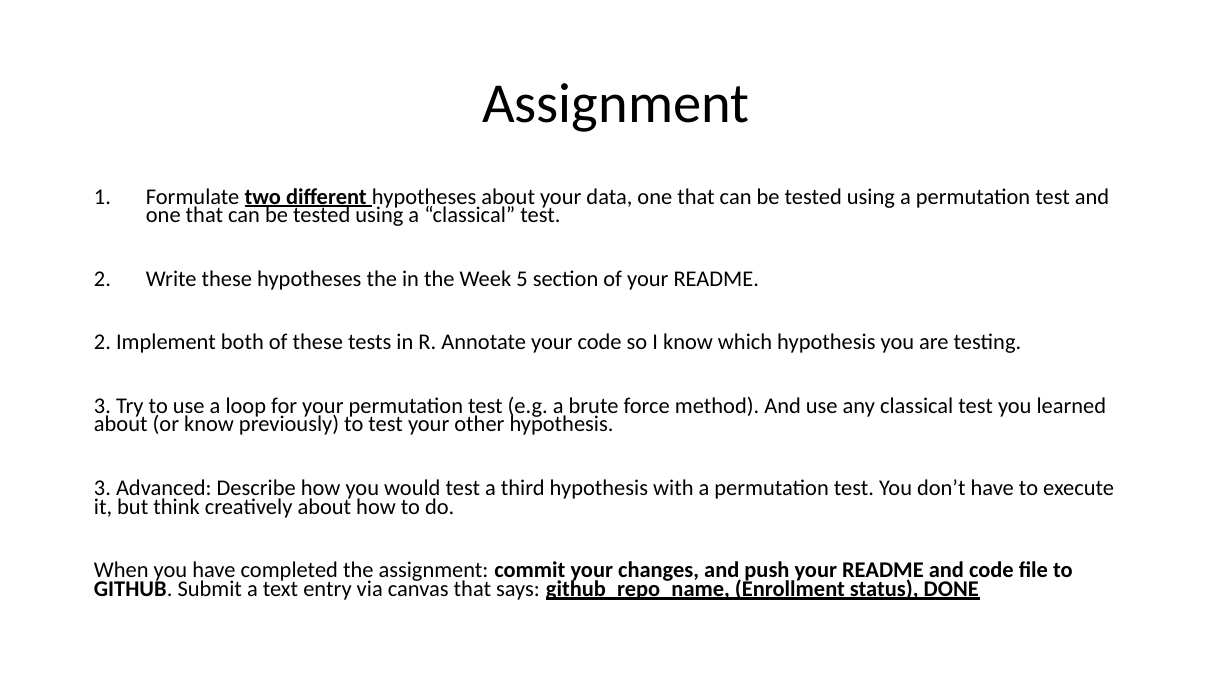
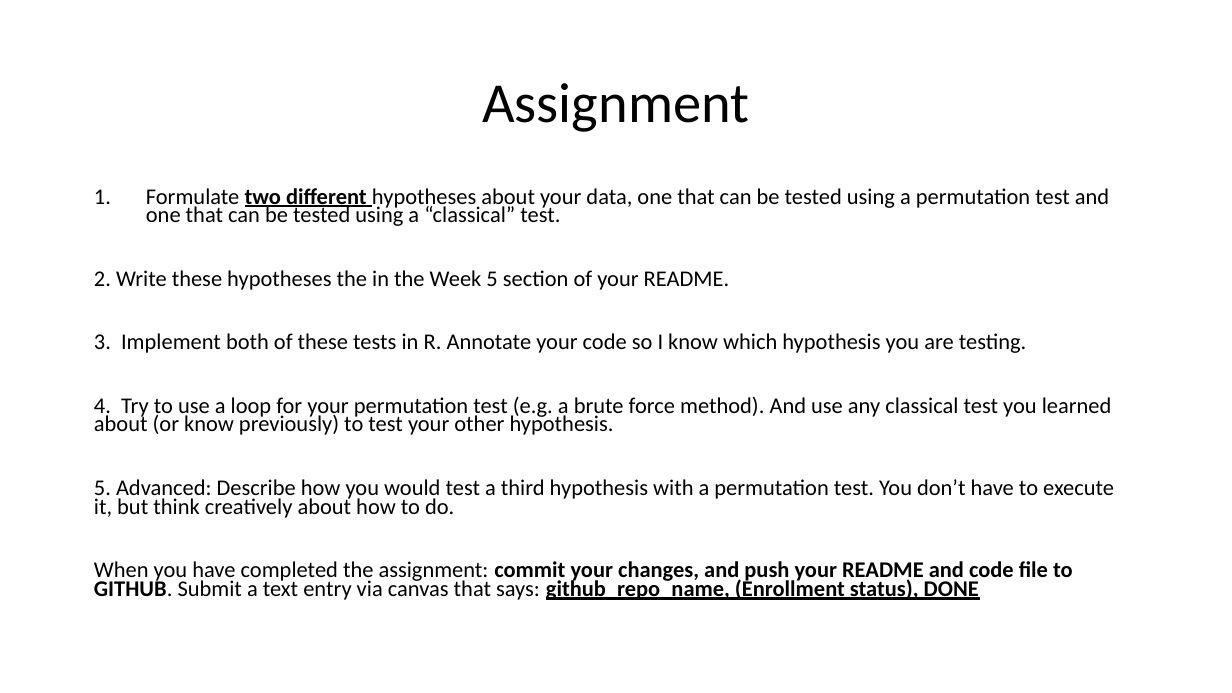
Before and after one commit to VTQuantMethodsEEB/klangwig, a slide deck: slide 35 of lectures/le_5_tests.pptx. Drawn at 1232x693 pixels with LibreOffice and Linux fonts; fonts in the diff are those of the drawing. Boxes give left, top, right and bottom in pixels: in the first picture for what was removed or moved away, otherwise in the second. Text is boxed around its words. In the diff, an @@ line names an element or a change of style, - is before the commit and + after.

Commit message:
sending week 6 materials

```diff
--- a/lectures/le_5_tests.pptx
+++ b/lectures/le_5_tests.pptx
@@ text at (94, 270, 1114, 518): text changed @@
-2. Write these hypotheses the in the Week 5 section of your README.
-2. Implement both of these tests in R. Annotate your code so I know which hypothesis you are testing.
-3. Try to use a loop for your permutation test (e.g. a brute force method). And use any classical test you learned about (or know previously) to test your other hypothesis.
-3. Advanced: Describe how you would test a third hypothesis with a permutation test. You don’t have to execute it, but think creatively about how to do.
+2. Write these hypotheses the in the Week 5 section of your README.
+3. Implement both of these tests in R. Annotate your code so I know which hypothesis you are testing.
+4. Try to use a loop for your permutation test (e.g. a brute force method). And use any classical test you learned about (or know previously) to test your other hypothesis.
+5. Advanced: Describe how you would test a third hypothesis with a permutation test. You don’t have to execute it, but think creatively about how to do.
```
Also in this commit, not shown: 5 other files.
